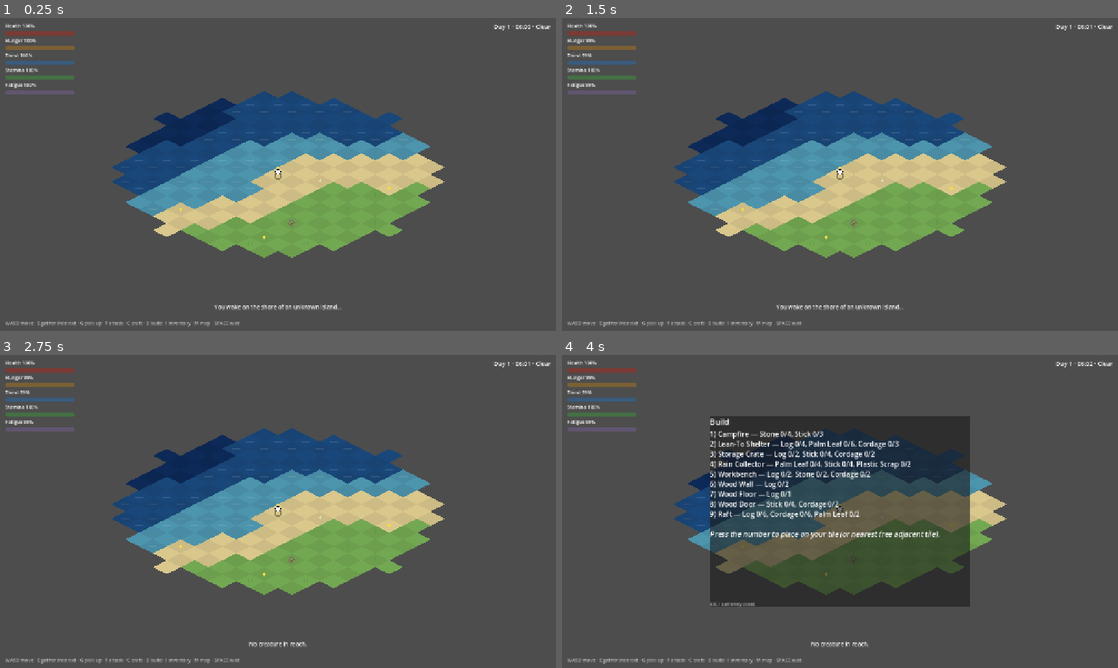
Above: before the commit, frames 1-4 (two rows, left to right).
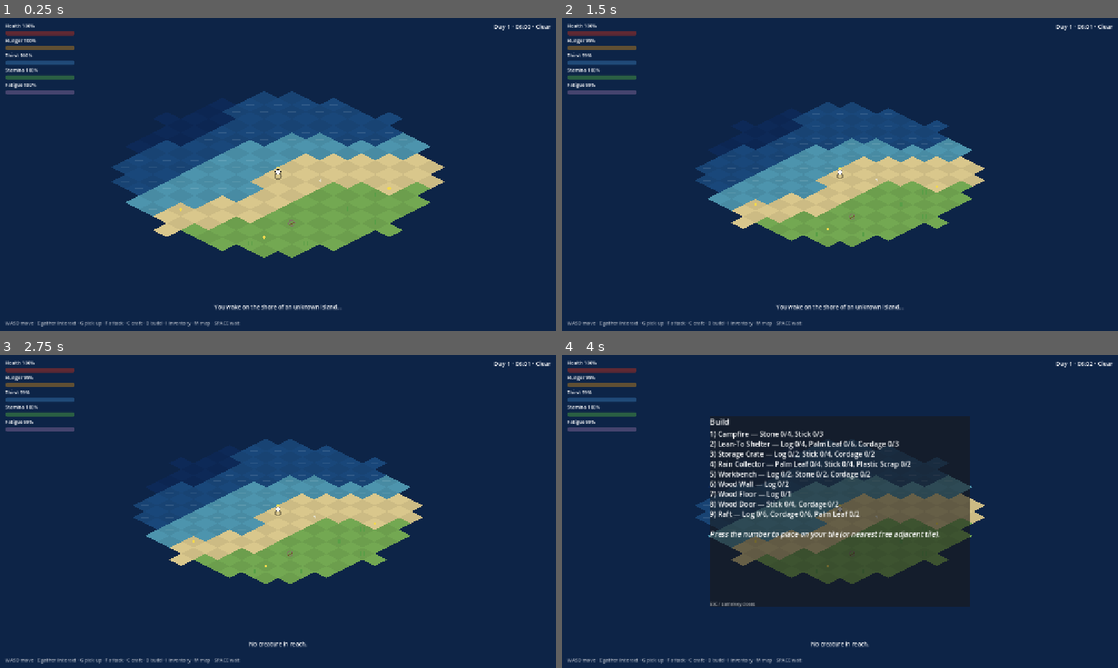
Above: after the commit, the same moments.

Repository: DudeChill/dead-tide
Game: Godot game, scene res://scenes/main.tscn
Two runs of this game, one before a commit and one after it. Both use one fixed random seed, a clock stepped at 60 frames per second and the inputs below.
Inputs:
- Up to frame 1 (0.25 s): no input
- Up to frame 2 (1.5 s): tap Enter at 0.5 s; hold = (zoom_in) 0.53-1.28 s; tap - (zoom_out) at 0.8, 1.35 s; tap Space (wait) at 1.25 s
- Up to frame 3 (2.75 s): tap = (zoom_in) at 1.55 s; tap Enter at 2 s; hold F (attack) from 2.03 s (still down); tap - (zoom_out) at 2.3 s
- Up to frame 4 (4 s): tap Space (wait) at 2.75 s; release F (attack) at 2.78 s; tap B (build) at 2.85 s; tap = (zoom_in) at 3.05 s; tap Enter at 3.5 s; hold C (crafting) from 3.53 s (still down); tap - (zoom_out) at 3.8 s

The runs differ from the first frame. In frame 1, 78% of the frame differs, in the area x 0-100%, y 0-100%; in frame 2, 85%; in frame 3, 85%; in frame 4, 82%.

Commit message:
feat: zoom controls, F1 debug panel, visual polish (ocean backdrop, palm art)
- +/- zoom with clamps, F1 dev panel (heal, materials, spawn, time skip, teleport)
- deep-ocean backdrop beyond fog of war, larger palm silhouettes
- verified live on X display: movement, turns, gather, crafting menu,
  build menu, pause menu all render and respond

Diff:
--- a/scripts/core/game_state.gd
+++ b/scripts/core/game_state.gd
@@ -358,7 +358,7 @@
 
 
 func _view_radius() -> int:
-	var base := 9
+	var base := 10
 	if is_night():
 		var has_light := false
 		for it: Dictionary in player.inventory:
--- a/scripts/game_controller.gd
+++ b/scripts/game_controller.gd
@@ -114,6 +114,15 @@
 			hud.game = game
 			renderer.game = game
 			hud.show_toast("Loaded.")
+		return
+	if event.is_action_pressed("zoom_in"):
+		camera.zoom = (camera.zoom * 1.15).clamp(Vector2(0.5, 0.5), Vector2(2.5, 2.5))
+		return
+	if event.is_action_pressed("zoom_out"):
+		camera.zoom = (camera.zoom / 1.15).clamp(Vector2(0.5, 0.5), Vector2(2.5, 2.5))
+		return
+	if event.is_action_pressed("debug_menu"):
+		_toggle_debug_panel()
 		return
 	# Movement.
 	for pair: Array in [
@@ -541,6 +550,8 @@
 			game.player_fish()
 		"sail":
 			game.travel_to(int(action["id"]))
+		"dbg":
+			_debug_apply(str(action["op"]))
 		_:
 			pass
 
@@ -641,3 +652,70 @@
 		for x: int in map.width:
 			map.set_explored(Vector2i(x, y), true)
 	hud.show_toast("Debug: map revealed.")
+
+
+func _toggle_debug_panel() -> void:
+	if hud.is_panel_open("menu") and menu_actions.size() > 0 and str(menu_actions[0].get("type")) == "dbg":
+		hud.close_panel()
+		menu_actions = []
+		return
+	var lines: Array[String] = []
+	lines.append("[b]DEBUG[/b] (dev only)")
+	lines.append("1) Heal full + stop bleeding")
+	lines.append("2) Refill stamina/fatigue")
+	lines.append("3) Give starter materials")
+	lines.append("4) Spawn creature adjacent")
+	lines.append("5) Skip to next dawn")
+	lines.append("6) Teleport to shoreline")
+	menu_actions = [
+		{"type": "dbg", "op": "heal"}, {"type": "dbg", "op": "stamina"},
+		{"type": "dbg", "op": "mats"}, {"type": "dbg", "op": "creature"},
+		{"type": "dbg", "op": "dawn"}, {"type": "dbg", "op": "shore"},
+	]
+	hud.open_panel("menu", "Debug", "\n".join(lines))
+
+
+func _debug_apply(op: String) -> void:
+	var p := game.player
+	match op:
+		"heal":
+			for part: String in p.body:
+				p.body[part]["hp"] = int(p.body[part]["max"])
+				p.body[part]["bleeding"] = false
+			p.alive = true
+			p.pain = 0.0
+			hud.show_toast("Debug: healed.")
+		"stamina":
+			p.stamina = 100.0
+			p.fatigue = 100.0
+			hud.show_toast("Debug: rested.")
+		"mats":
+			p.capacity_weight = 500.0
+			p.capacity_volume = 500.0
+			for item: Array in [["stone", 10], ["stick", 10], ["plant_fiber", 10], ["cordage", 6], ["log", 8], ["palm_leaf", 8]]:
+				p.add_item(str(item[0]), int(item[1]))
+			hud.show_toast("Debug: materials granted.")
+		"creature":
+			var species: String = ["crab", "boar", "snake", "hostile_survivor"][rng_ui.randi_range(0, 3)]
+			var def := Data.creature(species)
+			var t := p.pos + Vector2i(1, 0)
+			if game.current_map().is_clear_for_walk(t):
+				game.actors.append(Actor.make_creature(species, def, t, game.current_island_id))
+				hud.show_toast("Debug: spawned %s east of you." % str(def.get("name", species)))
+		"dawn":
+			var target := (game.day() + 1) * 1440 + 5 * 60
+			game.advance_clock((target - game.clock_minutes) * 100)
+			hud.show_toast("Debug: time skipped.")
+		"shore":
+			var map := game.current_map()
+			for y: int in map.height:
+				for x: int in map.width:
+					if map.tile(Vector2i(x, y)) == Terrain.T.SHALLOW:
+						for d: Vector2i in game._dirs8():
+							if map.is_clear_for_walk(Vector2i(x, y) + d):
+								p.pos = Vector2i(x, y) + d
+								game._reveal_around(p.pos, game._view_radius())
+								hud.show_toast("Debug: teleported to shore.")
+								return
+			hud.show_toast("Debug: no shore found.")
+		_: pass
--- a/scripts/render/iso_renderer.gd
+++ b/scripts/render/iso_renderer.gd
@@ -27,6 +27,9 @@
 	var center := game.player.pos
 	var view := _view_radius_tiles()
 	var origin := tile_to_screen(center)
+
+	# Ocean backdrop beyond the explored fog.
+	draw_rect(Rect2(-9000, -5000, 18000, 10000), Color(0.05, 0.14, 0.28))
 
 	for y: int in range(maxi(center.y - view.y, 0), mini(center.y + view.y + 1, map.height)):
 		for x: int in range(maxi(center.x - view.x, 0), mini(center.x + view.x + 1, map.width)):
@@ -107,12 +110,12 @@
 	var kind := str(f.get("kind"))
 	match kind:
 		"palm", "young_palm":
-			var h := 26.0 if kind == "palm" else 14.0
-			draw_line(screen + Vector2(0, 2), screen + Vector2(0, -h), Color(0.45, 0.30, 0.15), 4.0)
-			for i: int in 5:
-				var ang := TAU * i / 5.0
+			var h := 30.0 if kind == "palm" else 15.0
+			draw_line(screen + Vector2(0, 2), screen + Vector2(0, -h), Color(0.45, 0.30, 0.15), 5.0)
+			for i: int in 6:
+				var ang := TAU * i / 6.0
 				var dir := Vector2(cos(ang), sin(ang) * 0.5)
-				draw_line(screen + Vector2(0, -h), screen + Vector2(0, -h) + dir * 11.0, Color(0.25, 0.60, 0.22), 3.0)
+				draw_line(screen + Vector2(0, -h), screen + Vector2(0, -h) + dir * 15.0, Color(0.25, 0.60, 0.22), 4.0)
 		"fiber_plant":
 			for i: int in 3:
 				var off := Vector2((i - 1) * 4.0, 0)
